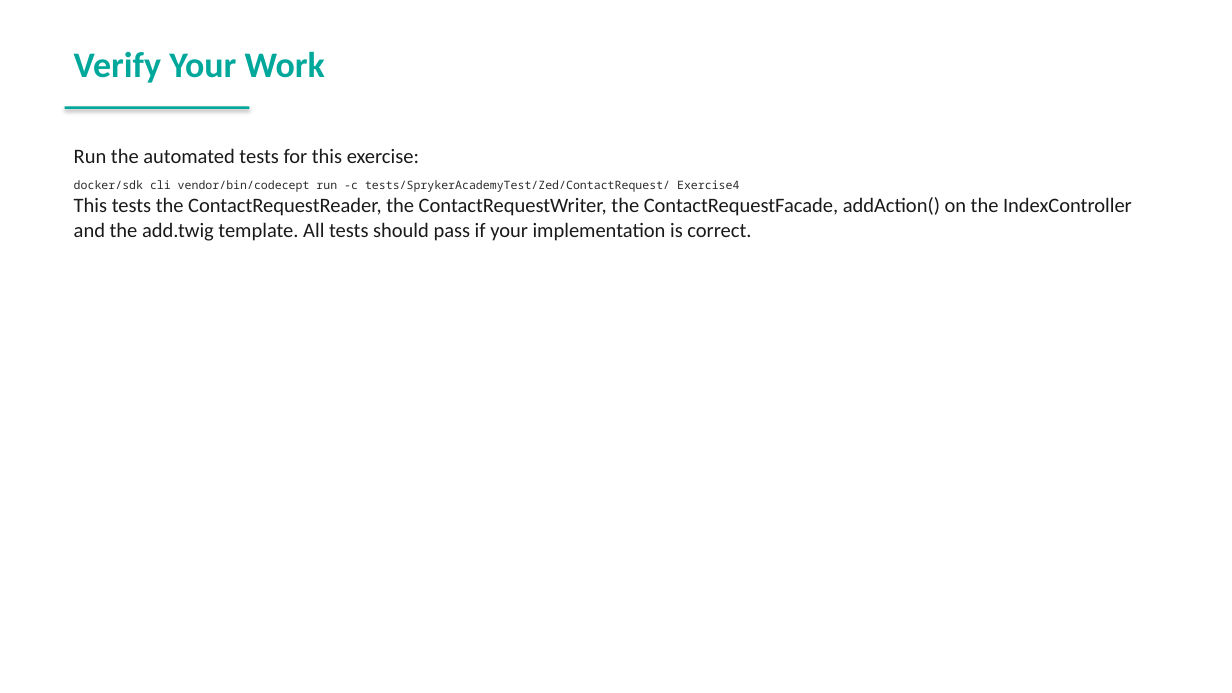
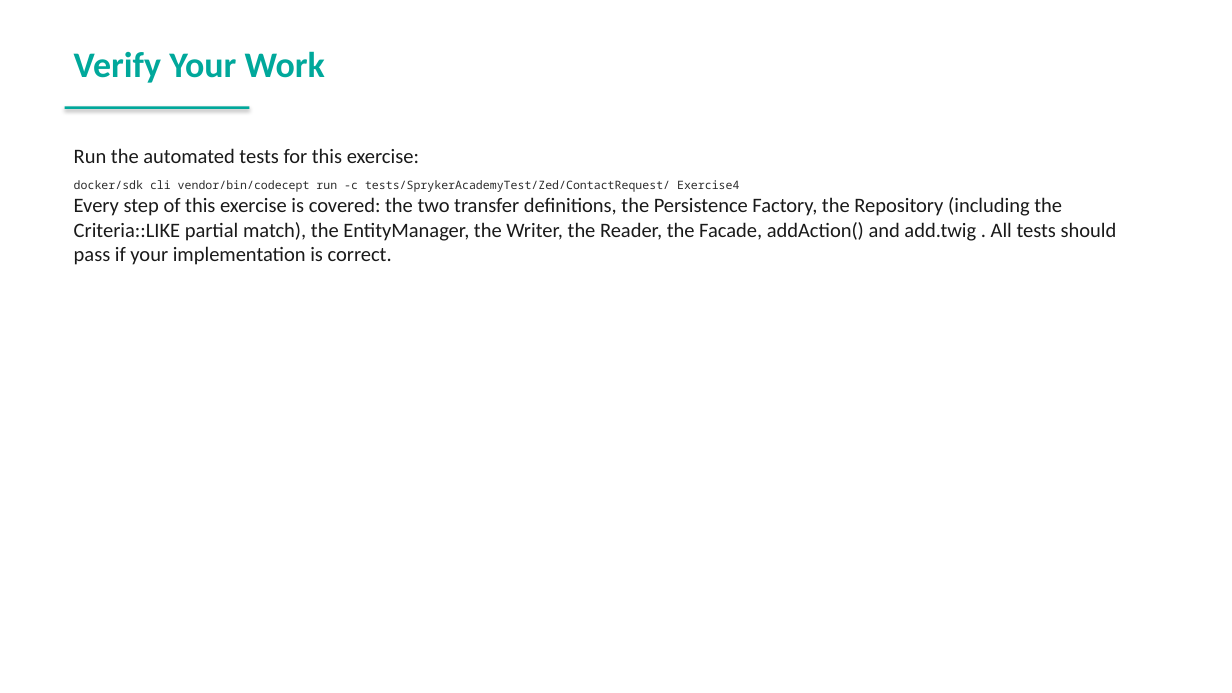
Before and after one commit to spryker-academy/instructor-exercises, a slide deck: slide 120 of guides-pptx/spryker-academy-fundamental.pptx. Drawn at 1232x693 pixels with LibreOffice and Linux fonts; fonts in the diff are those of the drawing. Boxes give left, top, right and bottom in pixels: in the first picture for what was removed or moved away, otherwise in the second. Text is boxed around its words. In the diff, an @@ line names an element or a change of style, - is before the commit and + after.

```diff
--- a/guides-pptx/spryker-academy-fundamental.pptx
+++ b/guides-pptx/spryker-academy-fundamental.pptx
@@ text at [74,197,1117,265]: text changed @@
-This tests the ContactRequestReader, the ContactRequestWriter, the ContactRequestFacade, addAction() on the IndexController and the add.twig template. All tests should pass if your implementation is correct.
+Every step of this exercise is covered: the two transfer definitions, the Persistence Factory, the Repository (including the Criteria::LIKE partial match), the EntityManager, the Writer, the Reader, the Facade, addAction() and add.twig . All tests should pass if your implementation is correct.
```
Also in this commit, not shown: 2 other files.
